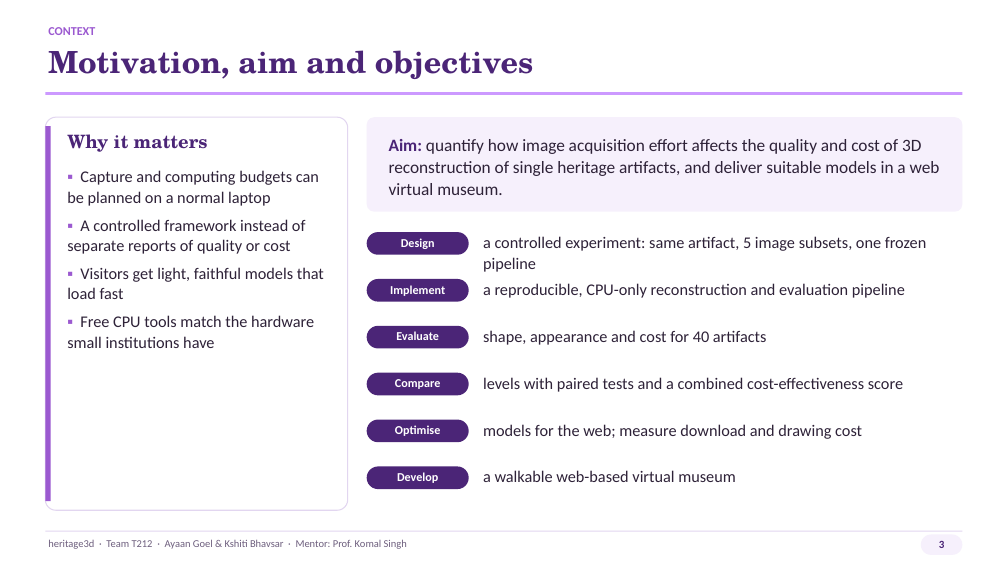
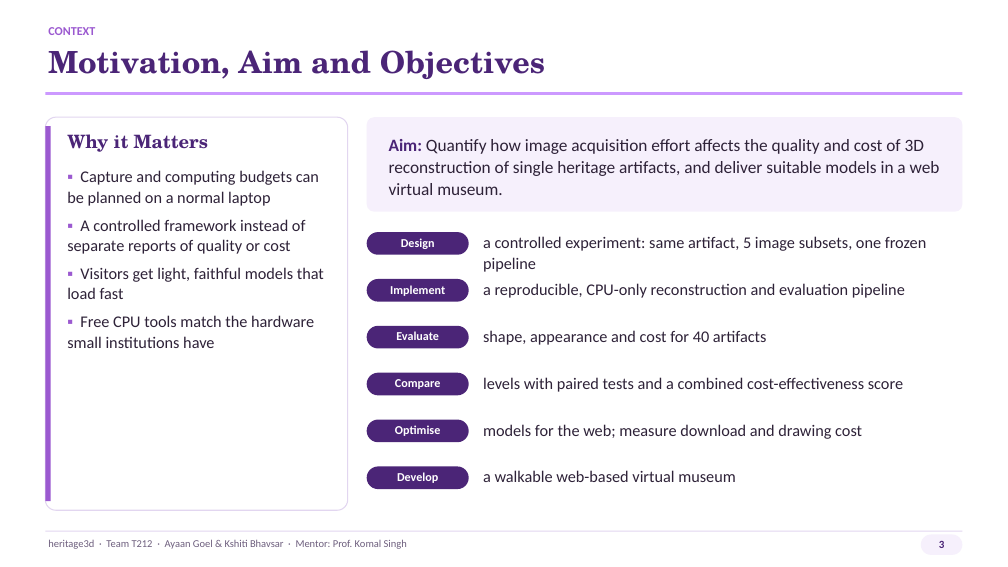
Before and after one commit to ayaan-goel/heritage3d, a slide deck: slide 3 of Deliverables/Presentation/heritage3d_Presentation_v2.pptx. Drawn at 1008x567 pixels with LibreOffice and Linux fonts; fonts in the diff are those of the drawing. Boxes give left, top, right and bottom in pixels: in the first picture for what was removed or moved away, otherwise in the second. Text is boxed around its words. In the diff, an @@ line names an element or a change of style, - is before the commit and + after.

```diff
--- a/Deliverables/Presentation/heritage3d_Presentation_v2.pptx
+++ b/Deliverables/Presentation/heritage3d_Presentation_v2.pptx
@@ text at (48, 50, 545, 79): text changed @@
-Motivation, aim and objectives
+Motivation, Aim and Objectives
@@ text at (67, 134, 208, 152): text changed @@
-Why it matters
+Why it Matters
@@ text at (389, 139, 940, 195): text changed @@
-Aim: quantify how image acquisition effort affects the quality and cost of 3D reconstruction of single heritage artifacts, and deliver suitable models in a web virtual museum.
+Aim: Quantify how image acquisition effort affects the quality and cost of 3D reconstruction of single heritage artifacts, and deliver suitable models in a web virtual museum.
```
Also in this commit, not shown: 15 other slides changed, 1 other file.
